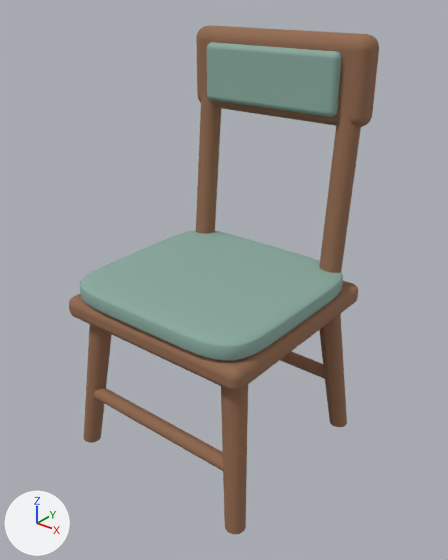
What one commit did to the glTF model prototypes/furniture/assets/chair.glb.
Rendered twice from a camera (50 mm lens) standing at (1.01, -1.228, 1.302) and looking at (0.027, 0.0, 0.541). The lights are fixed; the arrows at lower left show +X, +Y and +Z. The older version comes first. Where no turn or scale is listed for an object, it has been applied to the vertices. Vertices at exactly the same position are counted once.

The first picture shows 'back-pad', 'back-post--1', 'back-post-1', 'chair-leg--1-1', 'chair-leg-1--1', 'chair-leg-1-1', 'framed-back', 'seat-cushion-1', 'stretcher--1', 'stretcher-1', 'underframe'.
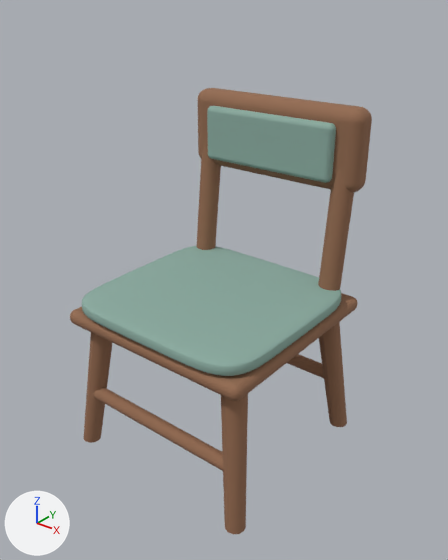
Where the newer file only moved an object's origin or applied its transform, the numbers keep the older frame.

What differs and where, as boxes [x1, y1, x2, y2] in the pictures (448 x 560 px; the box of a moved part takes in the faces that stretch with it):
```json
{"object": "seat-cushion-1", "change": "moved", "before": [80, 230, 343, 361], "after": [82, 246, 341, 376]}
{"object": "back-pad", "change": "moved", "before": [207, 42, 342, 117], "after": [207, 106, 336, 183]}
{"object": "framed-back", "change": "moved", "before": [196, 25, 379, 127], "after": [198, 88, 372, 193]}
{"object": "underframe", "change": "reshaped, moved", "before": [69, 281, 358, 392], "after": [70, 293, 357, 401]}
{"object": "back-post-1", "change": "reshaped", "before": [319, 110, 361, 273], "after": [318, 169, 354, 291], "on screen": "14% narrower, 25% shorter"}
{"object": "back-post--1", "change": "reshaped", "before": [196, 92, 221, 234], "after": [197, 143, 221, 250], "on screen": "24% shorter"}
{"part": 2, "of": "me_mesh_8", "change": "moved or reshaped", "before": [209, 108, 221, 233], "after": [210, 165, 221, 249]}
{"part": 3, "of": "me_mesh_8", "change": "moved or reshaped", "before": [196, 106, 218, 231], "after": [197, 158, 217, 250]}
{"part": 4, "of": "me_mesh_8", "change": "moved or reshaped", "before": [196, 92, 215, 234], "after": [197, 143, 215, 250]}
{"part": 5, "of": "me_mesh_9", "change": "moved or reshaped", "before": [337, 127, 361, 273], "after": [336, 193, 354, 290]}
{"part": 6, "of": "me_mesh_9", "change": "moved or reshaped", "before": [319, 123, 359, 273], "after": [318, 185, 352, 291], "on screen": "mostly hidden"}
{"part": 7, "of": "me_mesh_9", "change": "moved or reshaped", "before": [320, 110, 355, 273], "after": [319, 171, 349, 291]}
```

Edits to the scene script, one JSON object a line:
```json
{"block": "me_mesh_0", "where": "# used by ob_underframe; location = (0.0, 0.0, 0.468)"}
{"op": "remove", "block": "me_mesh_0", "code": "me_mesh_0.from_pydata(...)  # 296 vertices, 588 faces; spans x -0.305..0.305, y -0.3..0.3, z -0.032..0.032"}
{"op": "add", "block": "me_mesh_0", "code": "me_mesh_0.from_pydata(...)  # 296 vertices, 588 faces; spans x -0.305..0.305, y -0.3..0.3, z -0.023..0.023"}
{"block": "me_mesh_0", "change": "me_mesh_0 part 1: 296 of 296 vertices moved; they spanned x -0.305..0.305, y -0.3..0.3, z -0.032..0.032 and now span x -0.305..0.305, y -0.3..0.3, z -0.023..0.023; mean shift (0.0, 0.0, 0.0)"}
{"block": "me_mesh_8", "where": "# used by ob_back_post__1; location = (-0.235, 0.25, 0.784)"}
{"op": "remove", "block": "me_mesh_8", "code": "me_mesh_8.from_pydata(...)  # 28 vertices, 48 faces; spans x -0.032..0.032, y -0.062..0.062, z -0.337..0.337"}
{"op": "add", "block": "me_mesh_8", "code": "me_mesh_8.from_pydata(...)  # 28 vertices, 48 faces; spans x -0.032..0.032, y -0.062..0.062, z -0.397..0.161"}
{"block": "me_mesh_8", "change": "me_mesh_8 part 2: all 8 vertices in x -0.032..0.032, y 0.03..0.062, z 0.331..0.334 are moved by (0.0, 0.0, -0.177)"}
{"block": "me_mesh_8", "change": "me_mesh_8 part 3: all 6 vertices in x -0.028..0.028, y -0.002..0.014, z 0.336..0.337 are moved by (0.0, 0.0, -0.176)"}
{"block": "me_mesh_8", "change": "me_mesh_8 part 4: all 4 vertices in x -0.016..0.016, y -0.062..-0.058, z -0.332..-0.331 are moved by (0.0, 0.0, -0.058)"}
{"block": "me_mesh_8", "change": "other edits to the shape of me_mesh_8 do not show in these pictures"}
{"block": "me_mesh_9", "where": "# used by ob_back_post_1; location = (0.235, 0.25, 0.784)"}
{"op": "remove", "block": "me_mesh_9", "code": "me_mesh_9.from_pydata(...)  # 28 vertices, 48 faces; spans x -0.032..0.032, y -0.062..0.062, z -0.337..0.337"}
{"op": "add", "block": "me_mesh_9", "code": "me_mesh_9.from_pydata(...)  # 28 vertices, 48 faces; spans x -0.032..0.032, y -0.062..0.062, z -0.397..0.161"}
{"block": "me_mesh_9", "change": "me_mesh_9 part 5: all 8 vertices in x -0.032..0.032, y 0.03..0.062, z 0.331..0.334 are moved by (0.0, 0.0, -0.177)"}
{"block": "me_mesh_9", "change": "me_mesh_9 part 6: all 6 vertices in x -0.028..0.028, y -0.002..0.014, z 0.336..0.337 are moved by (0.0, 0.0, -0.176)"}
{"block": "me_mesh_9", "change": "me_mesh_9 part 7: all 4 vertices in x -0.016..0.016, y -0.062..-0.058, z -0.332..-0.331 are moved by (0.0, 0.0, -0.058)"}
{"block": "me_mesh_9", "change": "other edits to the shape of me_mesh_9 do not show in these pictures"}
{"op": "set", "path": "ob_underframe.location", "old": "(0.0, 0.0, 0.468)", "new": "(0.0, 0.0, 0.435)"}
{"op": "set", "path": "ob_seat_cushion_1.location", "old": "(0.0, -0.015, 0.527)", "new": "(0.0, -0.015, 0.478)"}
{"op": "set", "path": "ob_framed_back.location", "old": "(0.0, 0.28, 1.064)", "new": "(0.0, 0.28, 0.887)"}
{"op": "set", "path": "ob_back_pad.location", "old": "(0.0, 0.23, 1.059)", "new": "(0.0, 0.23, 0.882)"}
```
